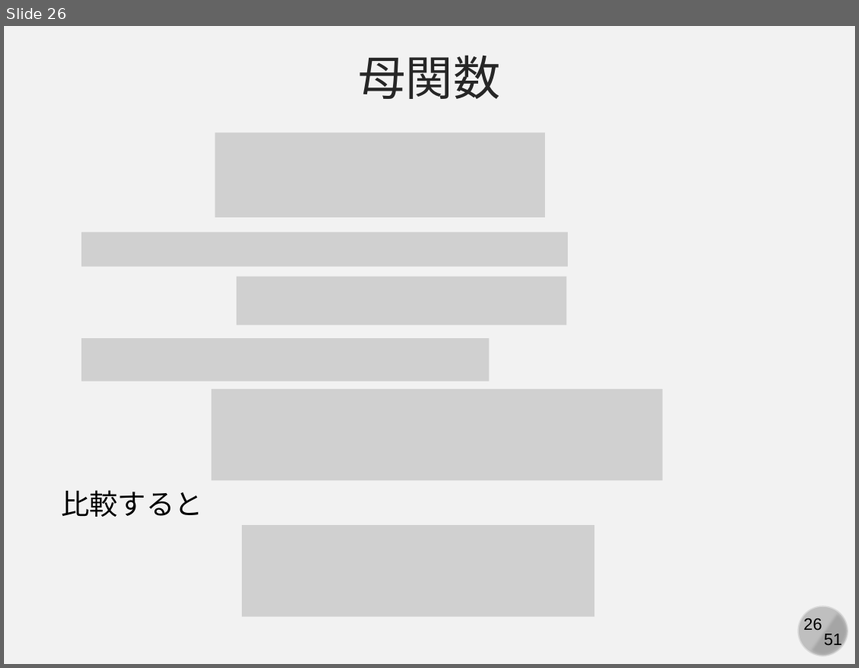
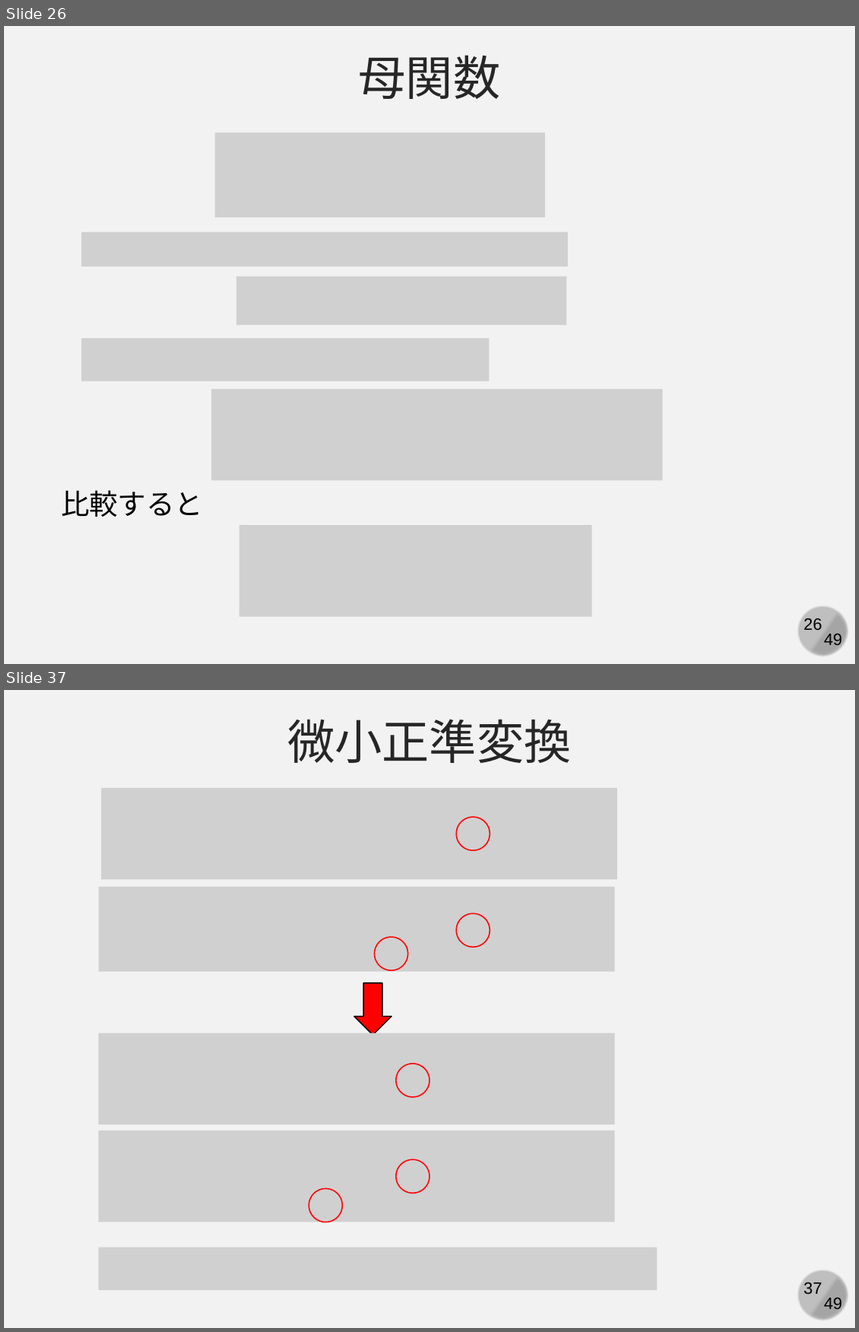
Before and after one commit to kaityo256/classical_mechanics, a slide deck: canonical_transformation/fig/slide.pptx. Shown one above the other, each under a label of ours: slide 26 before the commit, slides 26 and 37 after it; the slides between them are not shown. The pictures are 859x668 and 859x1332 pixels, drawn with LibreOffice and Linux fonts; fonts in the diff are those of the drawing; grey boxes stand for pictures. Boxes give left, top, right and bottom in pixels: in the first picture for what was removed or moved away, otherwise in the second. Text is boxed around its words. In the diff, an @@ line names an element or a change of style, - is before the commit and + after.

```diff
--- a/canonical_transformation/fig/slide.pptx
+++ b/canonical_transformation/fig/slide.pptx
@@ slide 37 added at [4,690,855,1328], background #F2F2F2; not listed: 4 template elements that a slide beside it also shows @@
@@ text added at [288,719,572,763], 40 pt, text #262626 @@
+微小正準変換
@@ picture added at [101,788,617,880] @@
@@ ellipse added at [456,817,489,850], outline #FF0000 1 pt @@
@@ picture added at [98,887,614,972] @@
@@ ellipse added at [456,914,489,947], outline #FF0000 1 pt @@
@@ ellipse added at [374,937,408,970], outline #FF0000 1 pt @@
@@ right arrow added at [354,983,392,1035], fill #FF0000, outline #000000 1 pt @@
@@ picture added at [98,1033,614,1125] @@
@@ ellipse added at [396,1064,430,1097], outline #FF0000 1 pt @@
@@ picture added at [98,1131,614,1223] @@
@@ ellipse added at [396,1160,430,1193], outline #FF0000 1 pt @@
@@ ellipse added at [309,1189,342,1222], outline #FF0000 1 pt @@
@@ picture added at [98,1248,657,1290] @@
@@ slide 26 changed as well @@
@@ picture: place and size @@
-picture at [243,525,595,617]
+picture at [239,525,591,617]
@@ text at [824,634,842,649]: text changed @@
-51
+49
```
Also in this commit, not shown: 26 other slides changed, 21 other slides added, 2 slides removed, 1 other file.
